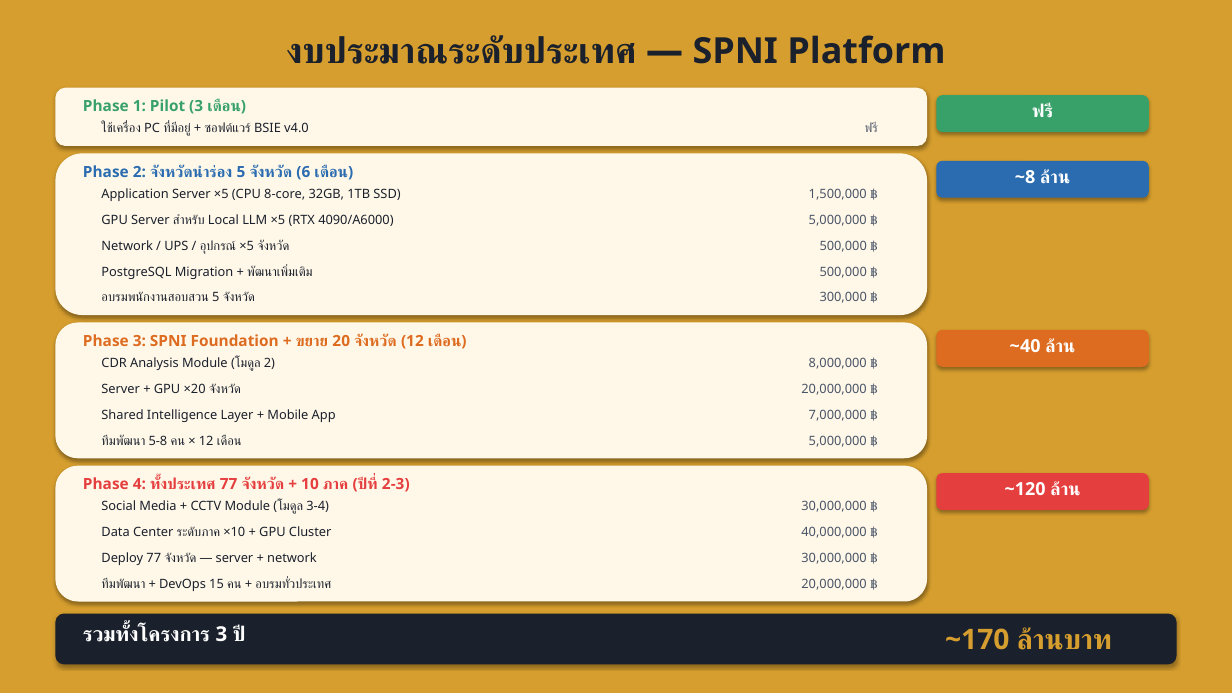
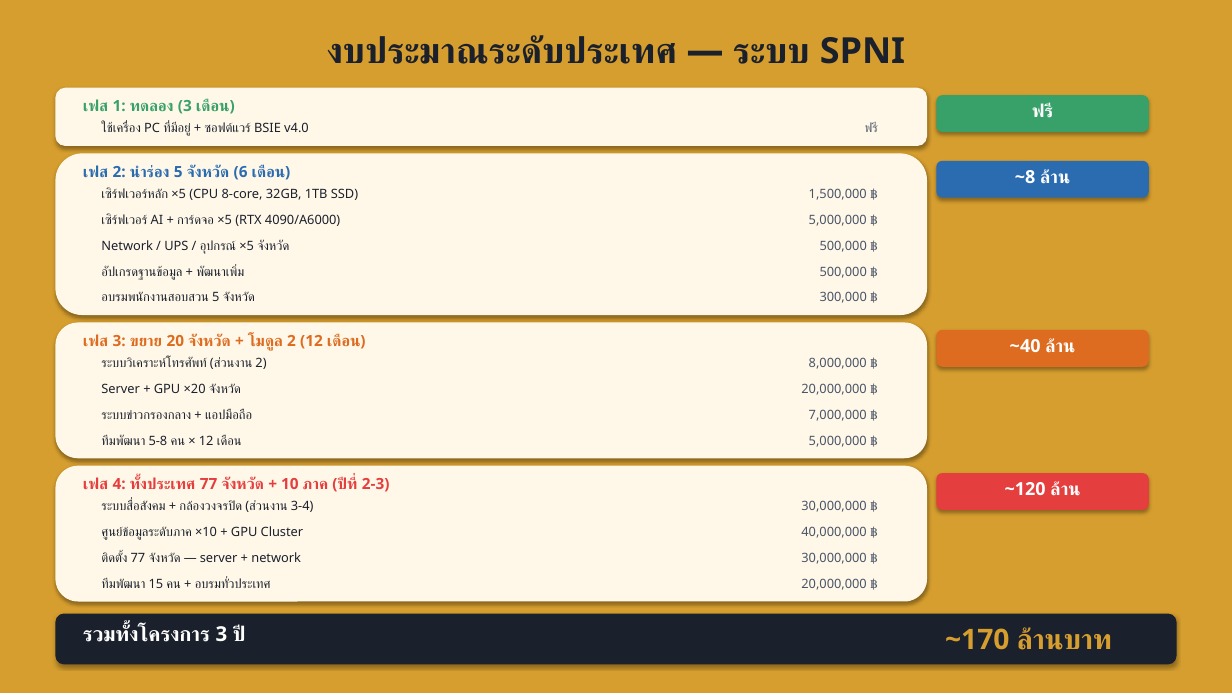
Before and after one commit to numsarai/Saraithong-BSIE, a slide deck: slide 16 of docs/SPNI_BSIE_Presentation.pptx. Drawn at 1232x693 pixels with LibreOffice and Linux fonts; fonts in the diff are those of the drawing. Boxes give left, top, right and bottom in pixels: in the first picture for what was removed or moved away, otherwise in the second. Text is boxed around its words. In the diff, an @@ line names an element or a change of style, - is before the commit and + after.

```diff
--- a/docs/SPNI_BSIE_Presentation.pptx
+++ b/docs/SPNI_BSIE_Presentation.pptx
@@ text at (327,35,905,64): text changed @@
-งบประมาณระดับประเทศ — SPNI Platform
+งบประมาณระดับประเทศ — ระบบ SPNI
@@ text at (83,99,235,114): text changed @@
-Phase 1: Pilot (3 เดือน)
+เฟส 1: ทดลอง (3 เดือน)
@@ text at (83,164,291,180): text changed @@
-Phase 2: จังหวัดนำร่อง 5 จังหวัด (6 เดือน)
+เฟส 2: นำร่อง 5 จังหวัด (6 เดือน)
@@ text at (101,188,358,200): text changed @@
-Application Server ×5 (CPU 8-core, 32GB, 1TB SSD)
+เซิร์ฟเวอร์หลัก ×5 (CPU 8-core, 32GB, 1TB SSD)
@@ text at (101,214,340,226): text changed @@
-GPU Server สำหรับ Local LLM ×5 (RTX 4090/A6000)
+เซิร์ฟเวอร์ AI + การ์ดจอ ×5 (RTX 4090/A6000)
@@ text at (101,266,244,280): text changed @@
-PostgreSQL Migration + พัฒนาเพิ่มเติม
+อัปเกรดฐานข้อมูล + พัฒนาเพิ่ม
@@ text at (83,333,366,350): text changed @@
-Phase 3: SPNI Foundation + ขยาย 20 จังหวัด (12 เดือน)
+เฟส 3: ขยาย 20 จังหวัด + โมดูล 2 (12 เดือน)
@@ text at (101,357,266,369): text changed @@
-CDR Analysis Module (โมดูล 2)
+ระบบวิเคราะห์โทรศัพท์ (ส่วนงาน 2)
@@ text at (101,409,252,419): text changed @@
-Shared Intelligence Layer + Mobile App
+ระบบข่าวกรองกลาง + แอปมือถือ
@@ text at (83,476,390,492): text changed @@
-Phase 4: ทั้งประเทศ 77 จังหวัด + 10 ภาค (ปีที่ 2-3)
+เฟส 4: ทั้งประเทศ 77 จังหวัด + 10 ภาค (ปีที่ 2-3)
@@ text at (101,500,314,512): text changed @@
-Social Media + CCTV Module (โมดูล 3-4)
+ระบบสื่อสังคม + กล้องวงจรปิด (ส่วนงาน 3-4)
@@ text at (101,526,304,540): text changed @@
-Data Center ระดับภาค ×10 + GPU Cluster
+ศูนย์ข้อมูลระดับภาค ×10 + GPU Cluster
@@ text at (101,552,301,562): text changed @@
-Deploy 77 จังหวัด — server + network
+ติดตั้ง 77 จังหวัด — server + network
@@ text at (101,578,271,588): text changed @@
-ทีมพัฒนา + DevOps 15 คน + อบรมทั่วประเทศ
+ทีมพัฒนา 15 คน + อบรมทั่วประเทศ
```
Also in this commit, not shown: 20 other slides changed, 2 other files.
